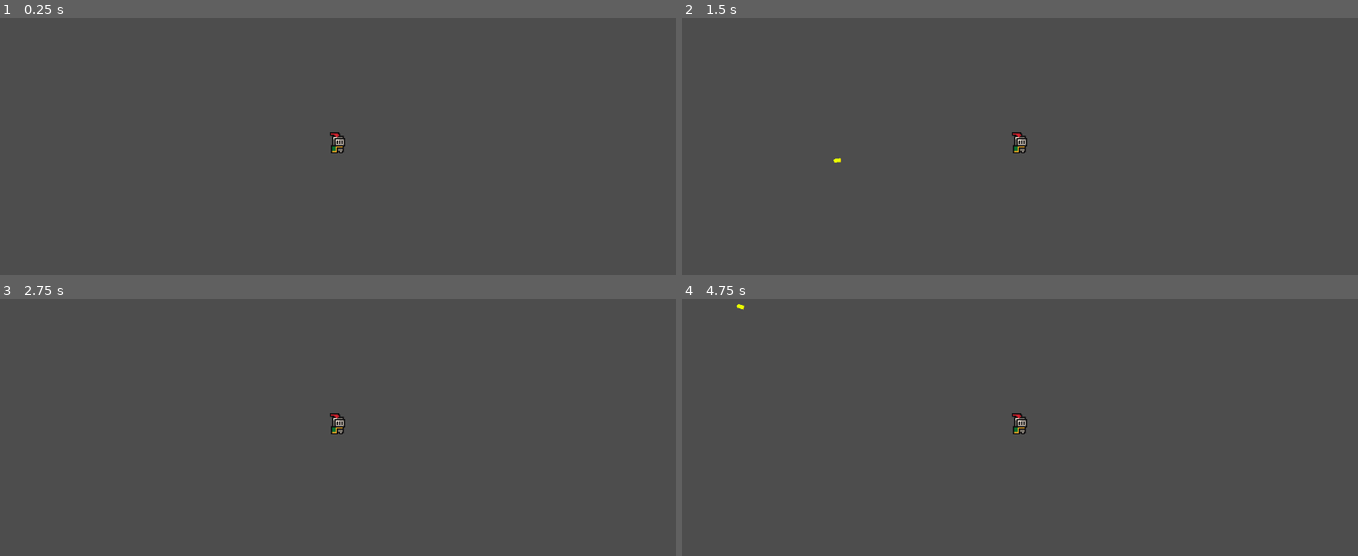
Above: before the commit, frames 1-4 (two rows, left to right).
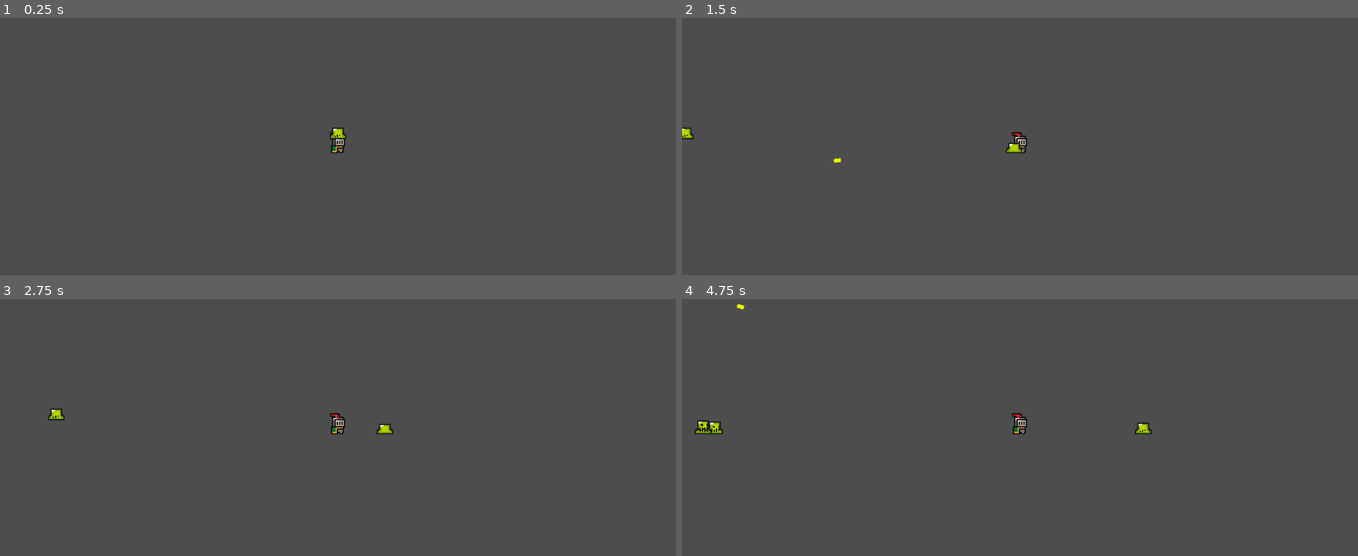
Above: after the commit, the same moments.

Repository: how0to/2d-shooter-game
Game: Godot game, scene res://Scenes/game.tscn
The game is run twice, just before and just after one commit, with the same random seed, the same clock (stepped at 60 frames per second) and the same inputs.
Inputs (mouse positions are in pixels of both pictures, inside the frame that each line leads up to):
- Up to frame 1 (0.25 s): no input
- Up to frame 2 (1.5 s): tap Enter (ui_accept) at 0.5, 0.77 s; move the mouse to (1168, 120) at 0.52 s; hold D (MoveRight) from 0.53 s (still down); click (1168, 120) at 0.6 s; move the mouse to (884, 159) at 1.27 s; click (884, 159) at 1.35 s
- Up to frame 3 (2.75 s): tap Enter (ui_accept) at 1.52 s; move the mouse to (405, 337) at 2.02 s; release D (MoveRight) at 2.03 s; hold A (MoveLeft) from 2.03 s (still down); click (405, 337) at 2.1 s
- Up to frame 4 (4.75 s): move the mouse to (986, 496) at 2.77 s; release A (MoveLeft) at 2.78 s; hold D (MoveRight) 2.78-4.28 s; click (986, 496) at 2.85 s; tap Enter (ui_accept) at 3.02, 3.77, 4.25, 4.52 s; move the mouse to (1222, 476) at 3.52 s; click (1222, 476) at 3.6 s; move the mouse to (817, 363) at 4.27 s; hold A (MoveLeft) from 4.28 s (still down); click (817, 363) at 4.35 s

The runs differ from the first frame. In frame 1, less than 0.1% of the frame differs, in the area x 48-52%, y 42-48%; in frame 2, 0.1%; in frame 3, 0.2%; in frame 4, 0.3%, in the area x 1-70%, y 47-53%.

Commit message:
Enemy spawns
halo

Diff:
--- a/Scenes/EnemySpawner.gd
+++ b/Scenes/EnemySpawner.gd
@@ -2,13 +2,14 @@
 
 @export var SpawnDistance: float = 0.0      # How far off-screen to spawn
 @export var SpawnRate: float = 1.5            # Seconds between spawns
-@export var player_path: NodePath
+#@export var player_path: NodePath
 
 @onready var player: CharacterBody2D = $"../Player"
 var EnemyScene = preload("res://Scenes/enemy_1.tscn")
 
 func _ready():
-	player = get_node(player_path)
+	#player = get_node(player_path)
+	spawn_enemy()
 	spawn_timer()
 
 func spawn_timer():
@@ -21,11 +22,10 @@
 		return
 
 	# Reduce spawn rate but clamp minimum
-	if SpawnRate > 0.1:
-		SpawnRate *= 0.75
+	if SpawnRate > 0.001:
+		SpawnRate *= 0.99
 	else:
-		SpawnRate = 0.1
-
+		SpawnRate = 0.001
 	# Random angle around player (2D)
 	var angle = randf() * TAU
 	var offset = Vector2(
@@ -38,5 +38,4 @@
 
 	var enemy = EnemyScene.instantiate()
 	enemy.global_position = spawn_pos
-
 	get_tree().current_scene.add_child(enemy)
--- a/Scenes/game.tscn
+++ b/Scenes/game.tscn
@@ -1,7 +1,8 @@
-[gd_scene load_steps=3 format=3 uid="uid://k1igtuavoisa"]
+[gd_scene load_steps=4 format=3 uid="uid://k1igtuavoisa"]
 
 [ext_resource type="PackedScene" uid="uid://va4n2dy8fbsw" path="res://Scenes/player.tscn" id="1_80nbo"]
 [ext_resource type="Script" uid="uid://bc0l6lhheps31" path="res://Scenes/EnemySpawner.gd" id="2_qxrlw"]
+[ext_resource type="PackedScene" uid="uid://dxb1g0d2kwvvy" path="res://Scenes/enemy_1.tscn" id="3_wrm1d"]
 
 [node name="Game" type="Node2D"]
 
@@ -12,3 +13,5 @@
 
 [node name="Node" type="Node" parent="."]
 script = ExtResource("2_qxrlw")
+
+[node name="Enemy1" parent="." instance=ExtResource("3_wrm1d")]
